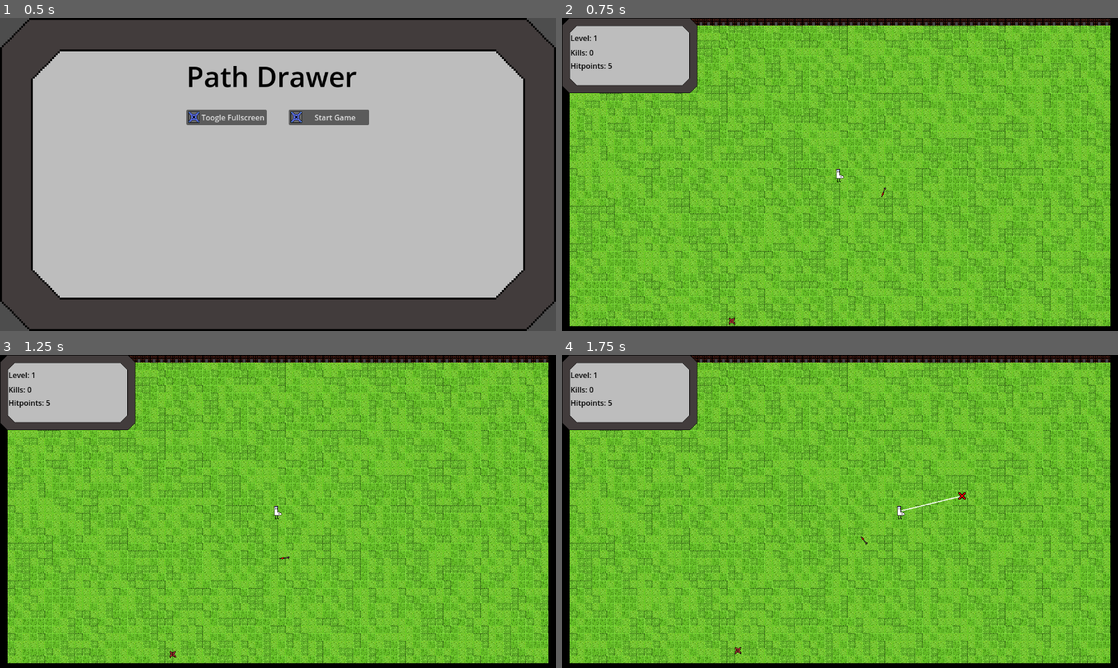
Above: before the commit, frames 1-4 (two rows, left to right).
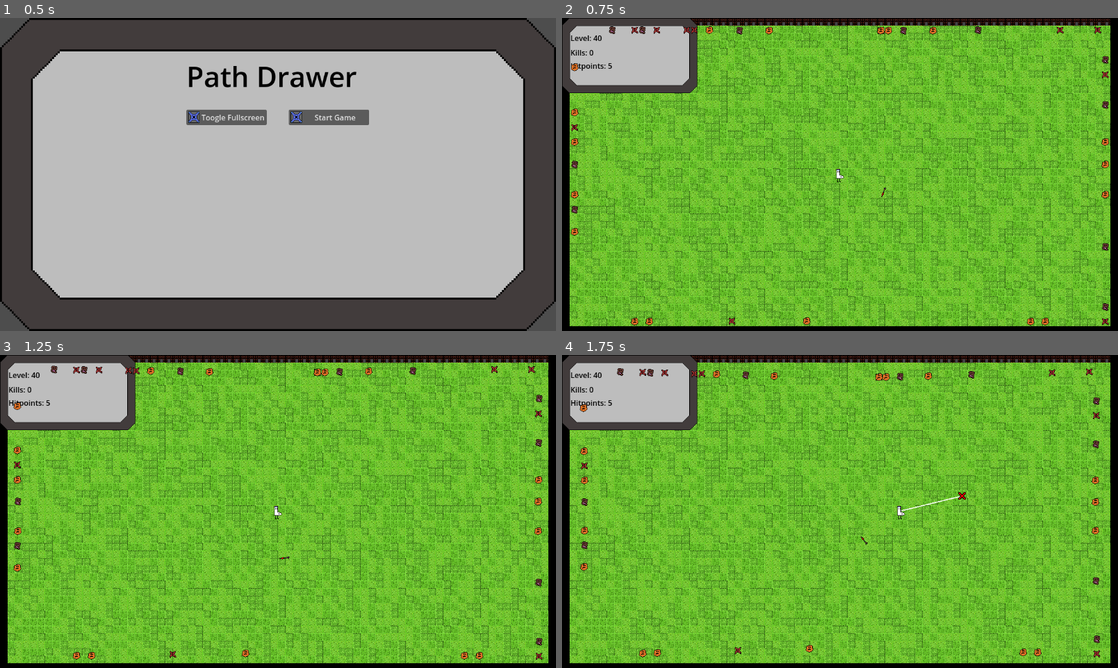
Above: after the commit, the same moments.

Repository: merlinseela/draw-a-path
Game: Godot game, scene res://scenes/mainmenu/menu.tscn
The game is run twice, just before and just after one commit, with the same random seed, the same clock (stepped at 60 frames per second) and the same inputs.
Inputs (mouse positions are in pixels of both pictures, inside the frame that each line leads up to):
- Up to frame 1 (0.5 s): no input
- Up to frame 2 (0.75 s): click "Start Game" at 0.5 s
- Up to frame 3 (1.25 s): no input
- Up to frame 4 (1.75 s): move the mouse to (962, 495) at 1.27 s; hold D (move_right) from 1.28 s (still down); click (962, 495) at 1.35 s

Frame 1 is identical in both runs. In frame 2, 1.0% of the frame differs, in the area x 1-99%, y 2-99%; in frame 3, 1.0%, in the area x 2-98%, y 3-98%; in frame 4, 1.0%.

Commit message:
fixed a bug with main menu not popping up when player died

Diff:
--- a/main.gd
+++ b/main.gd
@@ -12,8 +12,11 @@
 var enemy_killed_until_next_level: int = 1
 
 func _ready():
+	# connect signal
+
+
 	# current enemy numbers
-	enemy_count_max = 1
+	enemy_count_max = 40
 
 	# calculate possible spawn locations
 	var size_x: int = $Tilemap/TileMap.size_x_tilemap
@@ -51,4 +54,3 @@
 		var enemy_new: CharacterBody2D = enemy.instantiate()
 		add_child(enemy_new)
 		enemy_new.position = $Tilemap/TileMap.map_to_local(enemy_possible_spawn_locations.pick_random())
-	pass
--- a/scenes/mainmenu/menu.gd
+++ b/scenes/mainmenu/menu.gd
@@ -6,7 +6,7 @@
 
 # Called when the node enters the scene tree for the first time.
 func _ready():
-	pass # Replace with function body.
+	pass
 
 
 # Called every frame. 'delta' is the elapsed time since the previous frame.
@@ -27,3 +27,8 @@
 func _on_start_pressed():
 	add_child(main_scene.instantiate())
 	$TextureRect.visible = false
+	$Main/Player/Player.health_depleted.connect(_on_health_depleted)
+
+func _on_health_depleted():
+	$TextureRect.visible = true
+	$Main.free()
--- a/scenes/player/player.gd
+++ b/scenes/player/player.gd
@@ -1,6 +1,8 @@
 extends CharacterBody2D
 
 const SPEED = 300.0
+
+signal health_depleted
 
 @export var health: int = 5
 
@@ -32,4 +34,4 @@
 		main_node.enemy_count -= 1
 		area_parent.free()
 	if health == 0:
-		free() #TODO: Introduce Proper Gameover Screen _> this also needs a game start Screen
+		health_depleted.emit()
